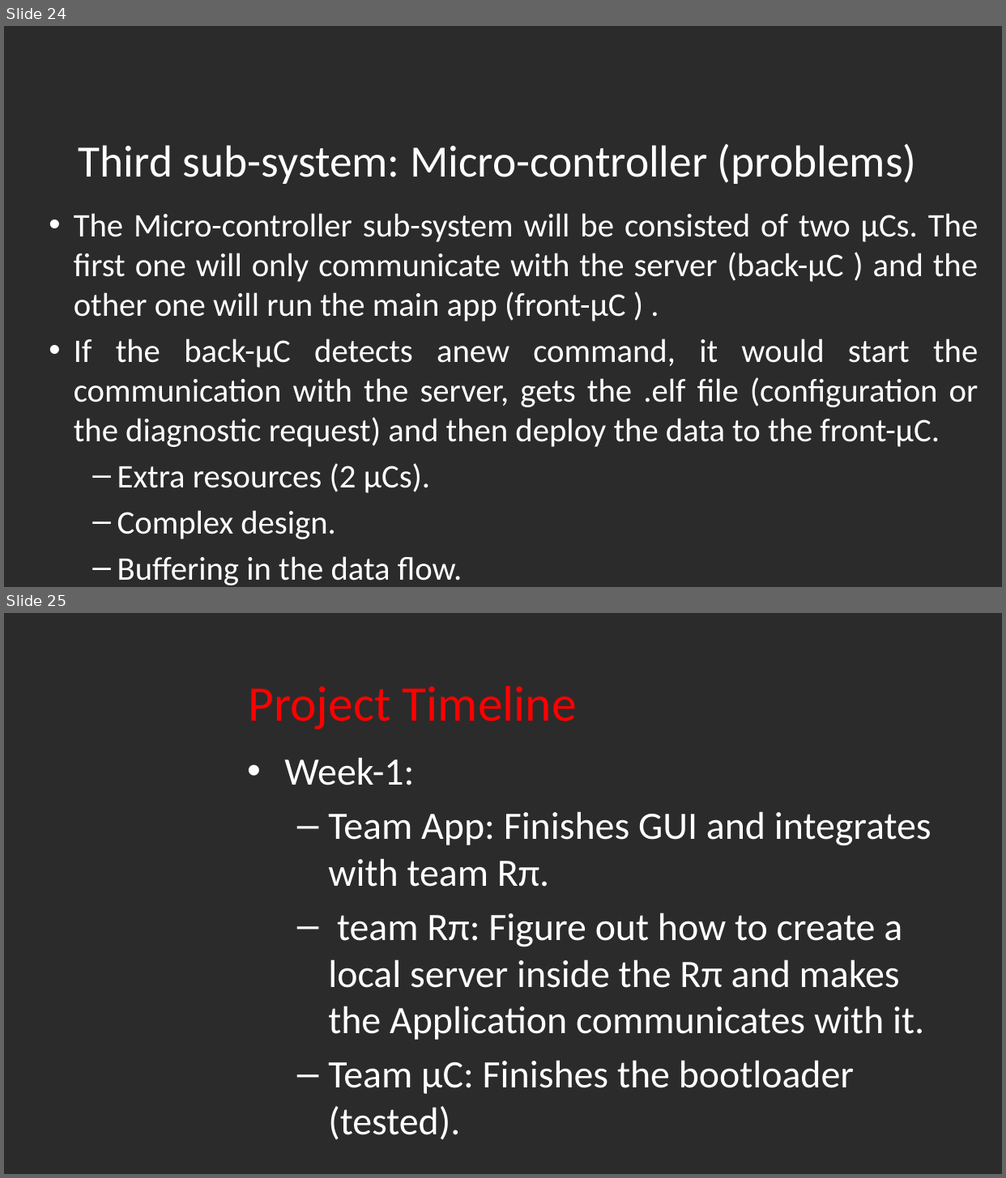
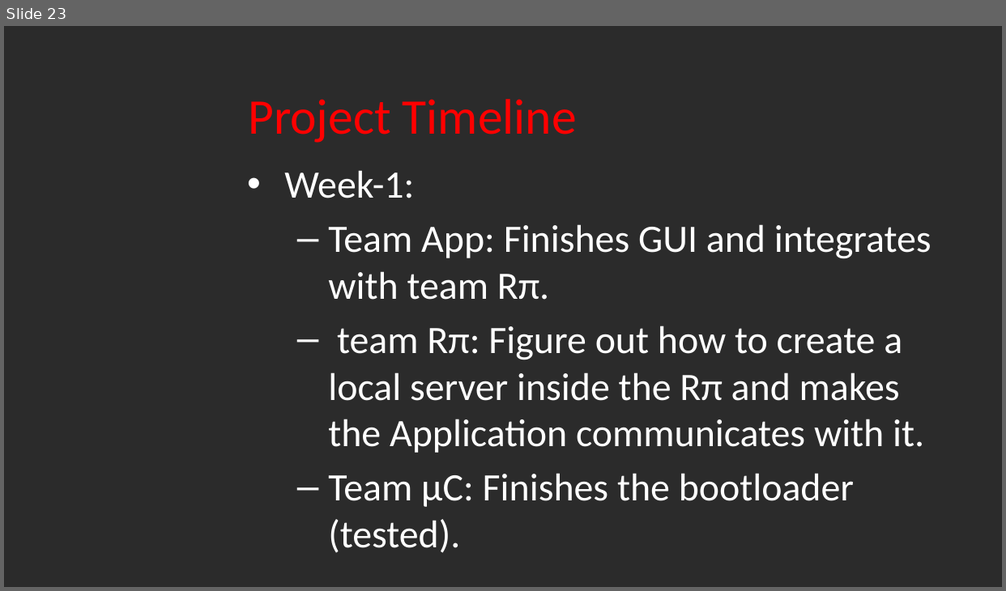
Before and after one commit to Marcelle-Samir/Firmware_Over_The_Air, a slide deck: Project proposal.pptx. Shown one above the other, each under a label of ours: slides 24 and 25 before the commit, slide 23 after it. The pictures are 1006x1178 and 1006x591 pixels, drawn with LibreOffice and Linux fonts; fonts in the diff are those of the drawing; background and template pictures are left out; a plain dark background stands for a picture behind light text. Boxes give left, top, right and bottom in pixels: in the first picture for what was removed or moved away, otherwise in the second. Text is boxed around its words. In the diff, an @@ line names an element or a change of style, - is before the commit and + after.

```diff
--- a/Project proposal.pptx
+++ b/Project proposal.pptx
@@ slide 24 removed at [4, 26, 1002, 587], background picture (left out) @@
@@ title removed at [79, 143, 917, 184] @@
-Third sub-system: Micro-controller (problems)
@@ text removed at [74, 213, 978, 540] @@
-• The Micro-controller sub-system will be consisted of two µCs. The first one will only communicate with the server (back-µC ) and the other one will run the main app (front-µC ) .
-• If the back-µC detects anew command, it would start the communication with the server, gets the .elf file (configuration or the diagnostic request) and then deploy the data to the front-µC.
-  – Extra resources (2 µCs).
-  – Complex design.
-  – Buffering in the data flow.
@@ what was slide 25 is now slide 23 @@
```
Also in this commit, not shown: 17 slides changed, 1 slide added, 2 other slides removed.
